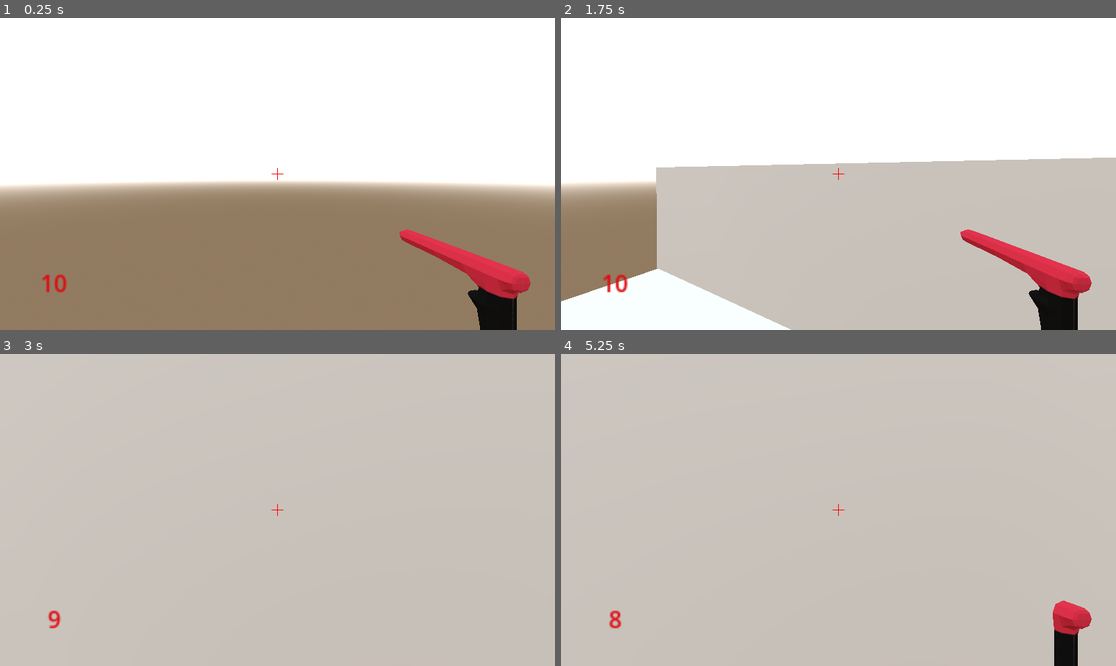
Above: before the commit, frames 1-4 (two rows, left to right).
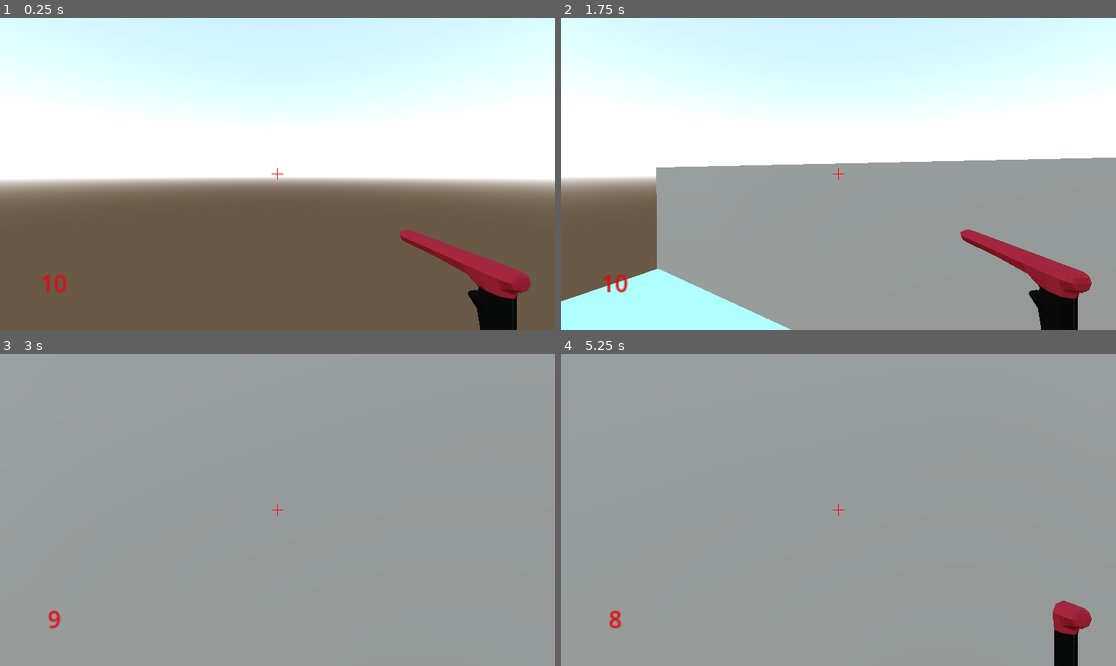
Above: after the commit, the same moments.

Repository: jamesrayment/jamesrayment2024-digital-internal
Game: Godot game, scene res://node_3d.tscn
Same seed, same stepped clock (60 frames per second), same inputs: the game is played once before the commit and once after it.
Inputs (mouse positions are in pixels of both pictures, inside the frame that each line leads up to):
- Up to frame 1 (0.25 s): no input
- Up to frame 2 (1.75 s): tap Enter (ui_accept) at 0.5, 0.77, 1.25, 1.52 s; move the mouse to (960, 158) at 0.52 s; hold Right (ui_right) 0.53-1.28 s; hold C (Crouch) 0.53-1.28 s; move the mouse to (810, 174) at 1.27 s; hold Up (ui_up) from 1.28 s (still down); tap Shift (Shift) at 1.35 s
- Up to frame 3 (3 s): keep holding Up (ui_up); move the mouse to (288, 503) at 2.02 s; press the mouse at (288, 503) at 2.03 s; tap Enter (ui_accept) at 2.75 s; move the mouse to (271, 516) at 2.77 s; release the mouse at (271, 516) at 2.78 s; tap C (Crouch) at 2.85 s
- Up to frame 4 (5.25 s): keep holding Up (ui_up); tap Enter (ui_accept) at 3.02, 3.77, 4.52 s; move the mouse to (877, 513) at 3.52 s; tap Shift (Shift) at 3.6 s; move the mouse to (794, 506) at 4.27 s; click (794, 506) at 4.35 s; move the mouse to (844, 510) at 5.02 s; hold C (Crouch) from 5.03 s (still down)

The runs differ from the first frame. In frame 1, 69% of the frame differs, in the area x 0-100%, y 0-100%; in frame 2, 73%; in frame 3, 100%; in frame 4, 99%.

Commit message:
Game end
Game closes when player dies or objective is reached. Temporary solution until game over screen and UI is introduced.

Diff:
--- a/Gdottesting/ObjectiveMarker.gd
+++ b/Gdottesting/ObjectiveMarker.gd
@@ -13,3 +13,5 @@
 func _on_body_entered(body):
 	if body.is_in_group("player"):
 		print("objective reached!")
+		get_tree().create_timer(1.0)
+		get_tree().quit()
--- a/Gdottesting/map.gd
+++ b/Gdottesting/map.gd
@@ -16,3 +16,4 @@
 
 func _on_player_player_death():
 	player_dead = true
+	get_tree().quit()
--- a/Gdottesting/node_3d.tscn
+++ b/Gdottesting/node_3d.tscn
@@ -11,8 +11,6 @@
 [sub_resource type="CapsuleShape3D" id="CapsuleShape3D_qcfni"]
 
 [sub_resource type="ShaderMaterial" id="ShaderMaterial_qypho"]
-
-[sub_resource type="CapsuleMesh" id="CapsuleMesh_1pgd1"]
 
 [sub_resource type="Animation" id="Animation_1iv58"]
 length = 0.001
@@ -181,8 +179,9 @@
 
 [sub_resource type="Environment" id="Environment_ss84d"]
 background_mode = 2
-background_energy_multiplier = 2.85
+background_energy_multiplier = 2.06
 sky = SubResource("Sky_14bn6")
+sky_rotation = Vector3(3.48787e-16, 3.48787e-16, 3.48787e-16)
 
 [sub_resource type="NavigationMesh" id="NavigationMesh_h67vq"]
 vertices = PackedVector3Array(-4.75515, 5.28772, -8.9497, -1.25515, 5.28772, -9.1997, -1.00515, 5.28772, -10.4497, -11. …(1028 unchanged characters)…
@@ -242,9 +241,6 @@
 horizontal_alignment = 1
 vertical_alignment = 1
 
-[node name="CSGMesh3D" type="CSGMesh3D" parent="Player"]
-mesh = SubResource("CapsuleMesh_1pgd1")
-
 [node name="AnimationPlayer" type="AnimationPlayer" parent="Player"]
 libraries = {
 "": SubResource("AnimationLibrary_2ug4j")
Not shown: 1 places in Gdottesting/node_3d.tscn that only renumber resources
